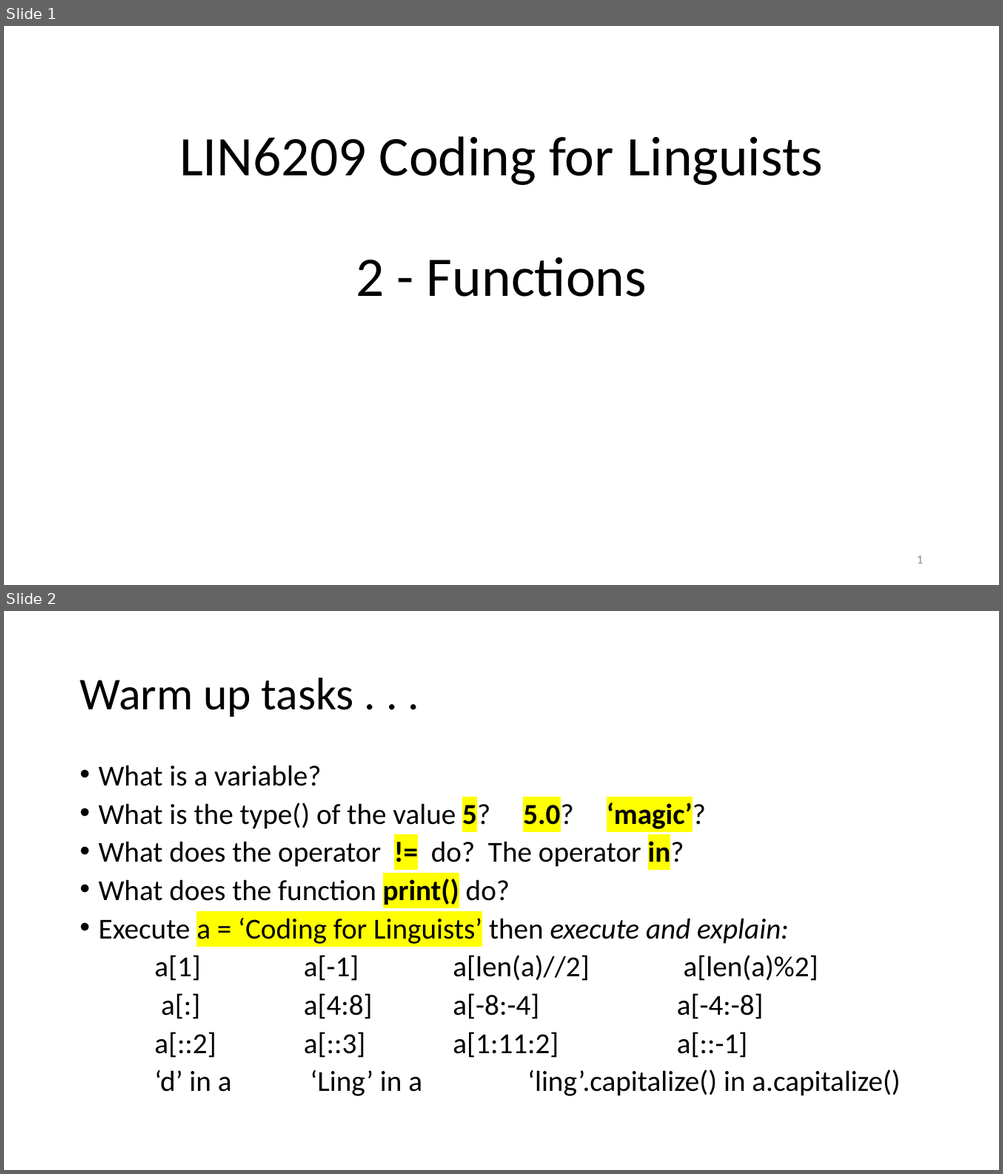
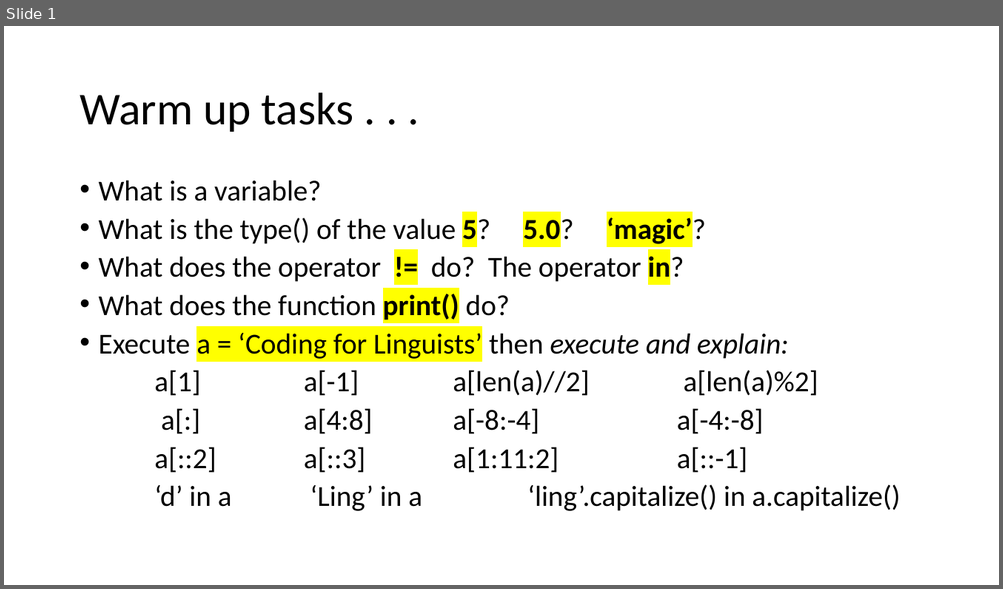
Before and after one commit to greenspangle/LIN7077_Humanities, a slide deck: w2_functions/lesson/w2_starter.pptx. Shown one above the other, each under a label of ours: slides 1 and 2 before the commit, slide 1 after it. The pictures are 1003x1174 and 1003x589 pixels, drawn with LibreOffice and Linux fonts; fonts in the diff are those of the drawing. Boxes give left, top, right and bottom in pixels: in the first picture for what was removed or moved away, otherwise in the second. Text is boxed around its words. In the diff, an @@ line names an element or a change of style, - is before the commit and + after.

```diff
--- a/w2_functions/lesson/w2_starter.pptx
+++ b/w2_functions/lesson/w2_starter.pptx
@@ slide 1 removed at (4, 26, 999, 585), background #FFFFFF @@
@@ title removed at (179, 136, 822, 297) @@
-LIN6209 Coding for Linguists
-2 - Functions
@@ page number removed at (916, 556, 922, 564) @@
-1
@@ what was slide 2 is now slide 1 @@
```
Also in this commit, not shown: 16 other files.
